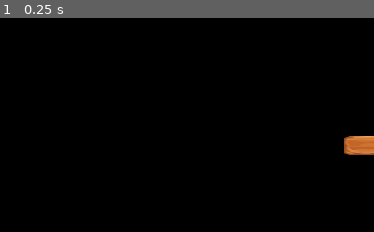
Above: before the commit, frame 1.
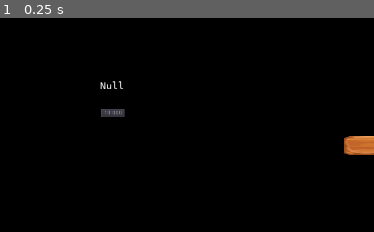
Above: after the commit, the same moment.

Repository: mcandries/Multiback
Game: Godot game, scene res://PlayGround.tscn
Two runs of this game, one before a commit and one after it. Both use one fixed random seed, a clock stepped at 60 frames per second and the inputs below. This scene is started directly instead of the project's main scene.
Inputs:
- Up to frame 1 (0.25 s): no input
The pictures show only the part of the screen within x 0-50%, y 0-50%; the shares and areas given below are measured in that part.

The runs differ from the first frame. In frame 1, 0.4% of the frame differs, in the area x 26-34%, y 29-47%.

Commit message:
counter test

Diff:
--- a/PlayGround.tscn
+++ b/PlayGround.tscn
@@ -1,10 +1,11 @@
-[gd_scene load_steps=6 format=2]
+[gd_scene load_steps=7 format=2]
 
 [ext_resource path="res://Arts/CasualUI_14_6.png" type="Texture" id=1]
 [ext_resource path="res://Scenes/DebugWindow.tscn" type="PackedScene" id=2]
 [ext_resource path="res://Scripts/PlayGround.gd" type="Script" id=3]
 [ext_resource path="res://Scenes/Markers.tscn" type="PackedScene" id=4]
 [ext_resource path="res://Scripts/CellReferenceRect.gd" type="Script" id=5]
+[ext_resource path="res://Ressources/BasicTexts_Fonts.tres" type="DynamicFont" id=6]
 
 [node name="Node2D" type="Node2D"]
 script = ExtResource( 3 )
@@ -155,3 +156,26 @@
 visible = false
 position = Vector2( 1640, 824 )
 cell_coord = Vector2( 2, 2 )
+
+[node name="Label" type="Label" parent="."]
+margin_left = 240.0
+margin_top = 200.0
+margin_right = 464.0
+margin_bottom = 328.0
+custom_fonts/font = ExtResource( 6 )
+text = "Test"
+__meta__ = {
+"_edit_use_anchors_": false
+}
+
+[node name="Button" type="Button" parent="."]
+margin_left = 243.165
+margin_top = 270.883
+margin_right = 299.165
+margin_bottom = 290.883
+text = "10.000"
+__meta__ = {
+"_edit_use_anchors_": false
+}
+
+[connection signal="pressed" from="Button" to="." method="_on_Button_pressed"]
--- a/Scripts/PlayGround.gd
+++ b/Scripts/PlayGround.gd
@@ -1,16 +1,20 @@
 extends Node2D
 
+remotesync var test
 
-# Declare member variables here. Examples:
-# var a = 2
-# var b = "text"
+func _ready():
+	#rpc_config("test", MultiplayerAPI.RPC_MODE_REMOTESYNC)
+	if Gb.network_status == Gb.STATUS_SERVER :
+		test = 1
+		print ("reset TEST")
+
+func _process(delta):
+	$Label.text = str(test)
+
+	if Gb.network_status == Gb.STATUS_SERVER :
+		rset ("test", test+1)
 
 
-# Called when the node enters the scene tree for the first time.
-func _ready():
-	pass
-
-func _process(delta):
 	if Input.is_action_just_pressed("mouse_left"):
 		for n in $Cases.get_children():
 			var rect : CellReferenceRect = n
@@ -29,6 +33,9 @@
 		get_tree().change_scene("res://Menu.tscn")
 
 
+#remotesync func setTest (value):
+#	test = value
+
 func _input(event):
 #	if Input.is_action_just_pressed("mouse_left"):
 #	if event is InputEventMouseButton:
@@ -37,3 +44,8 @@
 #	if event is InputEventMouseMotion:
 #		Gb.mouse_pos = event.position
 	pass
+
+
+func _on_Button_pressed():
+	test += 10000
+	pass # Replace with function body.
--- a/Scripts/server.gd
+++ b/Scripts/server.gd
@@ -2,7 +2,8 @@
 
 var networkENet : NetworkedMultiplayerENet
 var port = 12121
-var maxPlayer = 1
+var maxPlayer = 2 ################################## 1
+
 var upnp = UPNP.new()
 var upnpDiscoverResult
 var upnpExternalIP
@@ -67,9 +68,9 @@
 
 func _Peer_Connected (peerId):
 	Gb.dbg_print("Player Connected")
-	networkENet.refuse_new_connections = true
+	#networkENet.refuse_new_connections = true
 	get_tree().change_scene("res://PlayGround.tscn")
 
 func _Peer_Disconnected (peerId):
 	Gb.dbg_print("Player Disconnected")
-	networkENet.refuse_new_connections = false
+	#networkENet.refuse_new_connections = false
